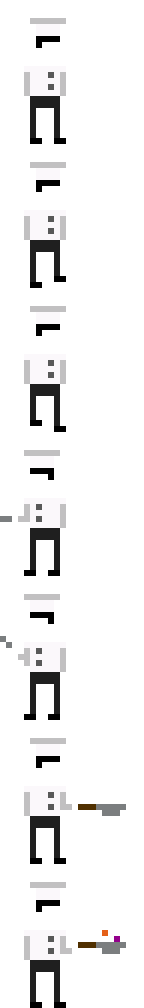
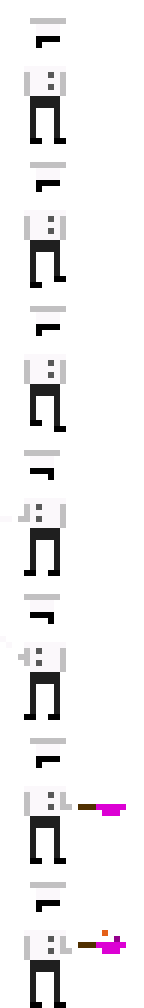
Comparing the layer stacks of the two 144px x 1008px images. Changes:
painted on "Background" over left=0, top=516, right=126, bottom=954
